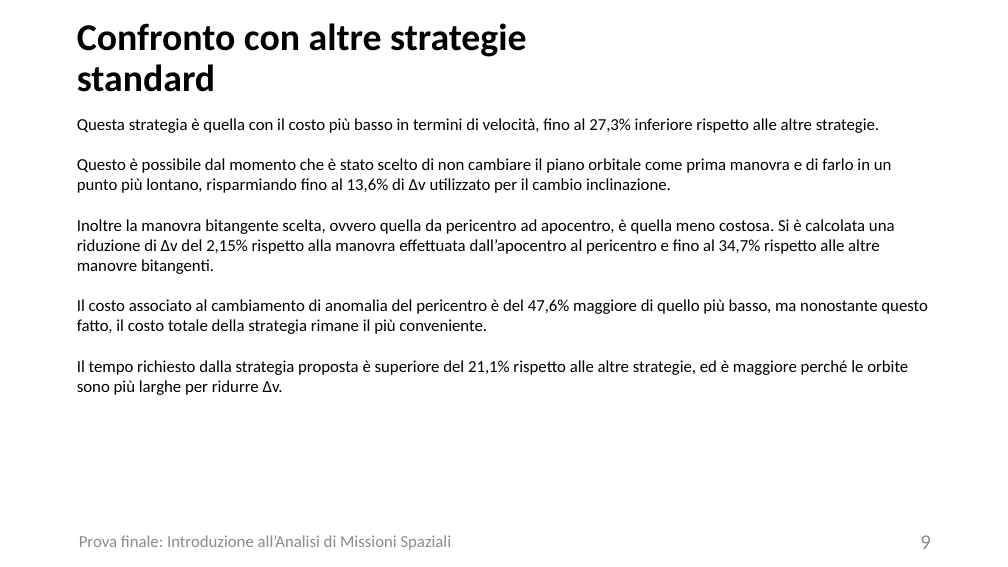
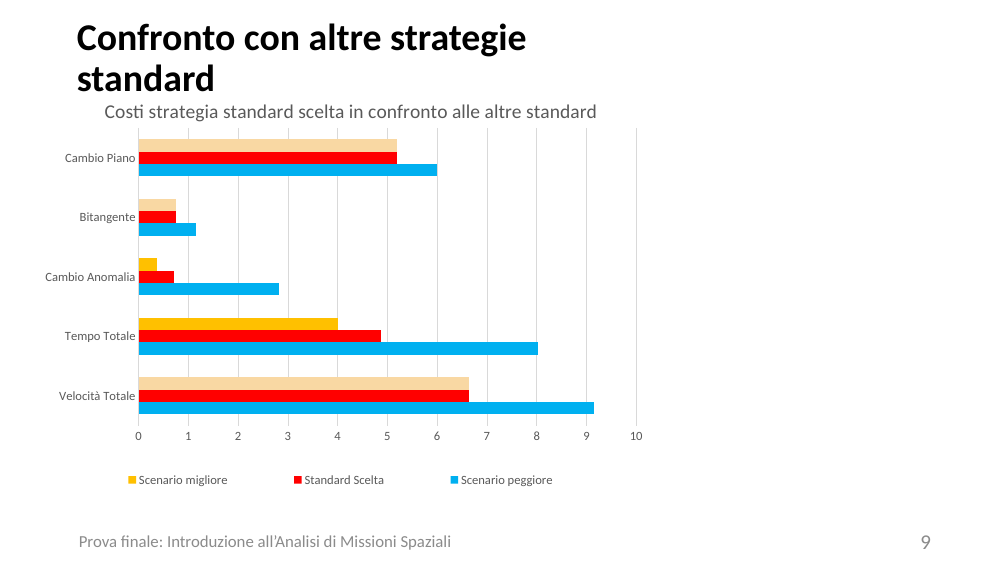
Before and after one commit to turcualexd/IAMS-progetto, a slide deck: slide 9 of Modelli relazione/Power C13.pptx. Drawn at 1008x567 pixels with LibreOffice and Linux fonts; fonts in the diff are those of the drawing. Boxes give left, top, right and bottom in pixels: in the first picture for what was removed or moved away, otherwise in the second. Text is boxed around its words. In the diff, an @@ line names an element or a change of style, - is before the commit and + after.

```diff
--- a/Modelli relazione/Power C13.pptx
+++ b/Modelli relazione/Power C13.pptx
@@ bar chart added at [30,83,674,504] @@
+title "Costi strategia standard scelta in confronto alle altre standard "
+categories: Velocità Totale, Tempo Totale, Cambio Anomalia, Bitangente, Cambio Piano
+Scenario peggiore: 9.2, 8, 2.8, 1.2, 6
+Standard Scelta: 6.6, 4.9, 0.7, 0.8, 5.2
+Scenario migliore: 6.6, 4, 0.4, 0.8, 5.2
@@ text removed at [77,118,928,395] @@
-Questa strategia è quella con il costo più basso in termini di velocità, fino al 27,3% inferiore rispetto alle altre strategie.
-Questo è possibile dal momento che è stato scelto di non cambiare il piano orbitale come prima manovra e di farlo in un punto più lontano, risparmiando fino al 13,6% di Δv utilizzato per il cambio inclinazione.
-Inoltre la manovra bitangente scelta, ovvero quella da pericentro ad apocentro, è quella meno costosa. Si è calcolata una riduzione di Δv del 2,15% rispetto alla manovra effettuata dall’apocentro al pericentro e fino al 34,7% rispetto alle altre manovre bitangenti.
-Il costo associato al cambiamento di anomalia del pericentro è del 47,6% maggiore di quello più basso, ma nonostante questo fatto, il costo totale della strategia rimane il più conveniente.
-Il tempo richiesto dalla strategia proposta è superiore del 21,1% rispetto alle altre strategie, ed è maggiore perché le orbite sono più larghe per ridurre Δv.
```
Also in this commit, not shown: 1 other slide changed.
